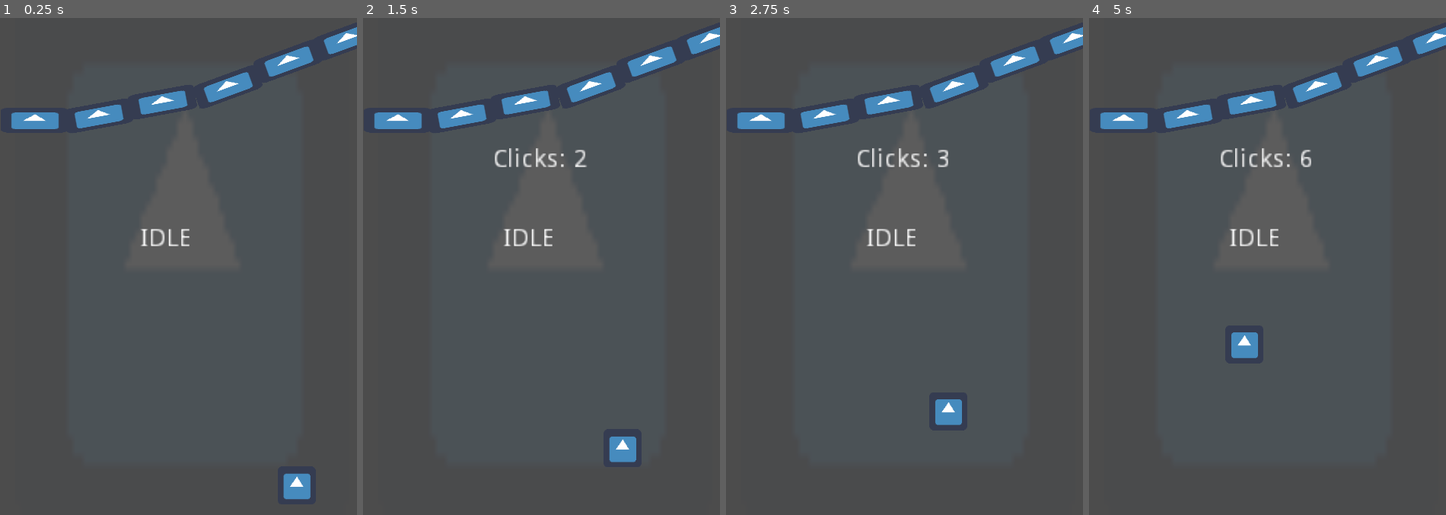
Above: before the commit, frames 1-4 (left to right).
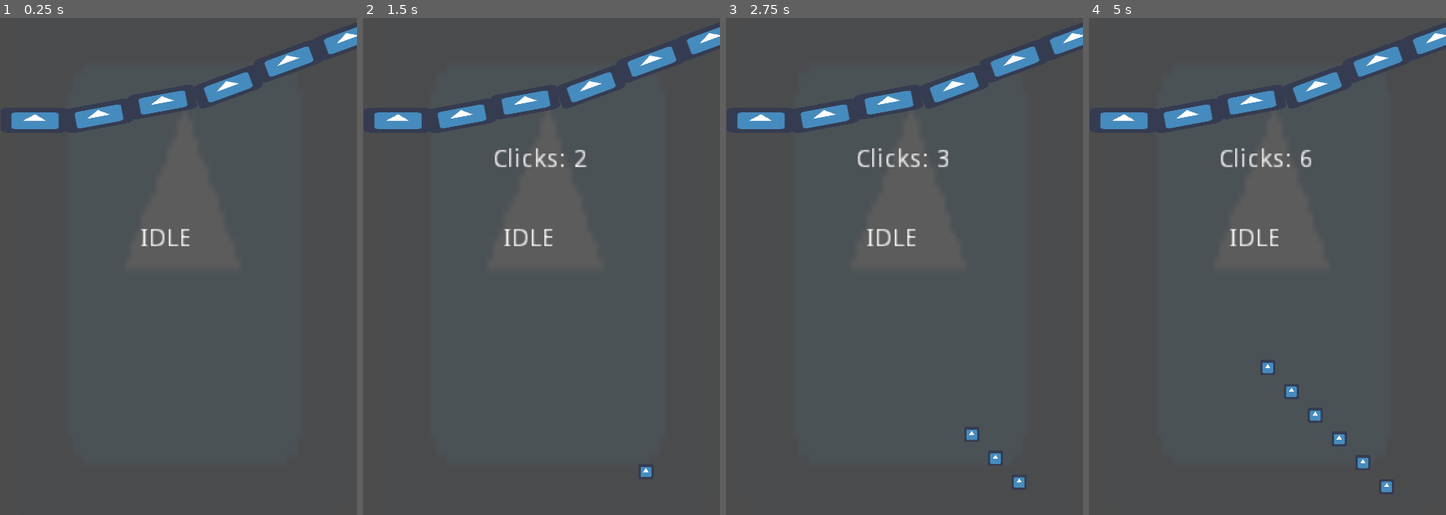
Above: after the commit, the same moments.

Repository: stranker/CLICKER_Z
Game: Godot game, scene res://Object/ClickArea.tscn
Same seed, same stepped clock (60 frames per second), same inputs: the game is played once before the commit and once after it. The engine's default icon, where the game draws it, is replaced by a stand-in: a white triangle on a blue panel in a dark square.
Inputs (mouse positions are in pixels of both pictures, inside the frame that each line leads up to):
- Up to frame 1 (0.25 s): no input
- Up to frame 2 (1.5 s): move the mouse to (541, 251) at 0.52 s; click (541, 251) at 0.67 s; move the mouse to (470, 276) at 1.27 s; click (470, 276) at 1.42 s
- Up to frame 3 (2.75 s): move the mouse to (940, 112) at 2.02 s; click (940, 112) at 2.17 s
- Up to frame 4 (5 s): move the mouse to (1249, 370) at 2.77 s; click (1249, 370) at 2.92 s; move the mouse to (1374, 336) at 3.52 s; click (1374, 336) at 3.67 s; move the mouse to (1160, 157) at 4.27 s; click (1160, 157) at 4.42 s

The runs differ from the first frame. In frame 1, 0.4% of the frame differs, in the area x 79-87%, y 91-97%; in frame 2, 0.4%; in frame 3, 0.6%; in frame 4, 0.8%, in the area x 39-85%, y 63-96%.

Commit message:
Add global y time Spawn

Diff:
--- a/Object/ClickArea.tscn
+++ b/Object/ClickArea.tscn
@@ -139,6 +139,10 @@
 
 position = Vector2( 510.293, 924.692 )
 
+[node name="Player" type="Position2D" parent="." index="6"]
+
+position = Vector2( 178.585, 155.584 )
+
 [connection signal="input_event" from="Area" to="." method="_on_Area_input_event"]
 
 [connection signal="timeout" from="Rage" to="." method="_on_Rage_timeout"]
--- /dev/null
+++ b/Object/Global.gd
@@ -0,0 +1,8 @@
+extends Node
+
+var player_pos = Vector2()
+var zombie_count = 0
+var zombie_killed = 0
+
+func _ready():
+	pass
--- a/Object/Spawner.tscn
+++ b/Object/Spawner.tscn
@@ -7,20 +7,32 @@
 
 var zombies = preload(\"res://Object/Z.tscn\")
 
-var zombie_count = 0
-
 func _ready():
-	spawn()
 	pass
 
 func spawn():
-	if zombie_count < 100:
-		var z = zombies.instance()
-		get_tree().root.call_deferred(\"add_child\",z)
-		z.global_position = global_position
-	pass"
+	var z = zombies.instance()
+	get_tree().root.call_deferred(\"add_child\",z)
+	z.global_position = global_position
+	Global.zombie_count +=1
+	pass
+
+func _on_Timer_timeout():
+	if Global.zombie_count < 100:
+		spawn()
+	pass # replace with function body
+"
 _sections_unfolded = [ "Resource" ]
 
 [node name="Spawner" type="Position2D" index="0"]
 
 script = SubResource( 1 )
+
+[node name="Timer" type="Timer" parent="." index="0"]
+
+process_mode = 1
+wait_time = 0.8
+one_shot = false
+autostart = true
+
+[connection signal="timeout" from="Timer" to="." method="_on_Timer_timeout"]
--- a/Object/Z.tscn
+++ b/Object/Z.tscn
@@ -20,7 +20,7 @@
 [sub_resource type="CircleShape2D" id=2]
 
 custom_solver_bias = 0.0
-radius = 32.1131
+radius = 12.7335
 
 [node name="Z" type="KinematicBody2D"]
 
@@ -32,6 +32,7 @@
 
 [node name="Sprite" type="Sprite" parent="." index="0"]
 
+scale = Vector2( 0.4, 0.4 )
 texture = ExtResource( 1 )
 _sections_unfolded = [ "Transform" ]
 
--- a/project.godot
+++ b/project.godot
@@ -14,6 +14,10 @@
 run/main_scene="res://Object/ClickArea.tscn"
 config/icon="res://icon.png"
 
+[autoload]
+
+Global="*res://Object/Global.gd"
+
 [display]
 
 window/size/width=600
